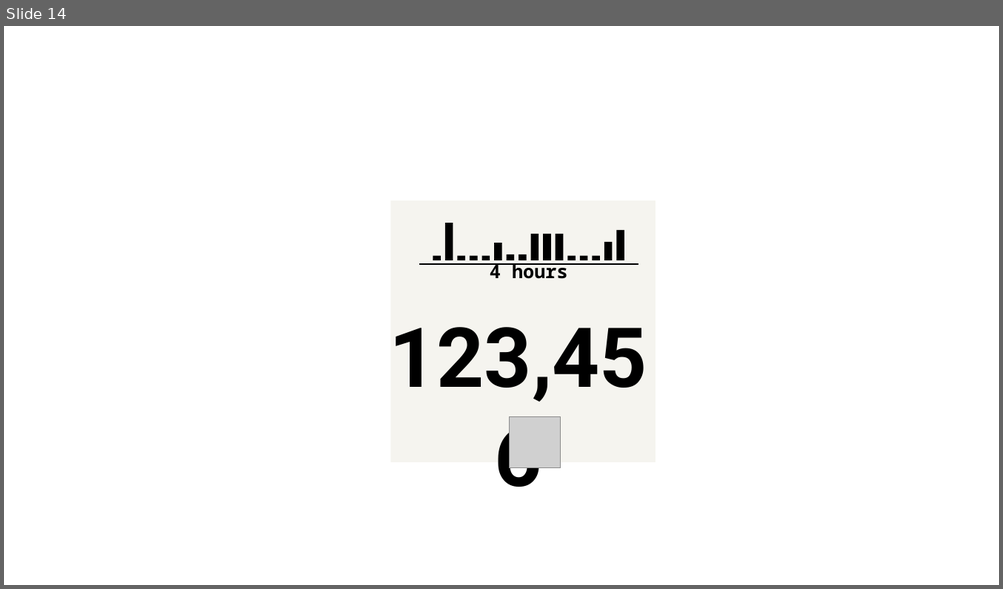
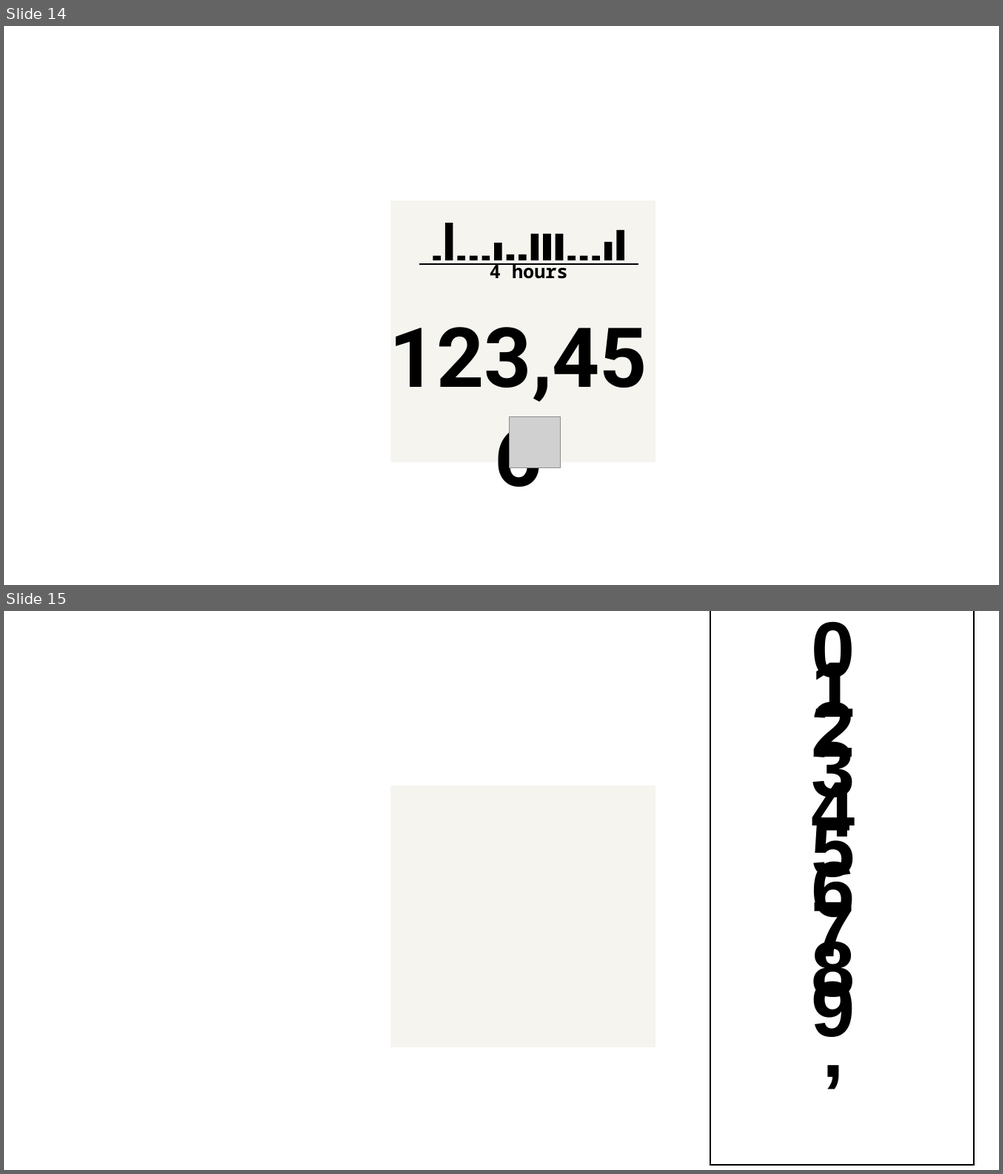
Before and after one commit to machinelevel/sp421-contact-counter, a slide deck: sketches/sp421-ui-sketches.pptx. Shown one above the other, each under a label of ours: slide 14 before the commit, slides 14 and 15 after it. The pictures are 1003x589 and 1003x1174 pixels, drawn with LibreOffice and Linux fonts; fonts in the diff are those of the drawing; grey boxes stand for pictures; background and template pictures are left out. Boxes give left, top, right and bottom in pixels: in the first picture for what was removed or moved away, otherwise in the second. Text is boxed around its words. In the diff, an @@ line names an element or a change of style, - is before the commit and + after.

```diff
--- a/sketches/sp421-ui-sketches.pptx
+++ b/sketches/sp421-ui-sketches.pptx
@@ slide 15 added at (4, 611, 999, 1170), background picture (left out); not listed: 1 template element that a slide beside it also shows @@
@@ rectangle added at (710, 611, 973, 1165), fill #FFFFFF, outline #000000 1 pt @@
@@ text added at (811, 621, 854, 692), 76 pt, text #000000, bold @@
+0
@@ text added at (811, 655, 854, 732), 76 pt, text #000000, bold @@
+1
@@ text added at (811, 695, 854, 772), 76 pt, text #000000, bold @@
+2
@@ text added at (811, 735, 854, 812), 76 pt, text #000000, bold @@
+3
@@ text added at (811, 775, 854, 852), 76 pt, text #000000, bold @@
+4
@@ text added at (811, 815, 854, 892), 76 pt, text #000000, bold @@
+5
@@ text added at (811, 854, 854, 932), 76 pt, text #000000, bold @@
+6
@@ text added at (811, 894, 854, 972), 76 pt, text #000000, bold @@
+7
@@ text added at (811, 934, 854, 1012), 76 pt, text #000000, bold @@
+8
@@ text added at (811, 974, 854, 1052), 76 pt, text #000000, bold @@
+9
@@ text added at (796, 995, 871, 1098), 76 pt, text #000000, bold @@
+,
```
Also in this commit, not shown: 1 slide changed, 2 other files.
